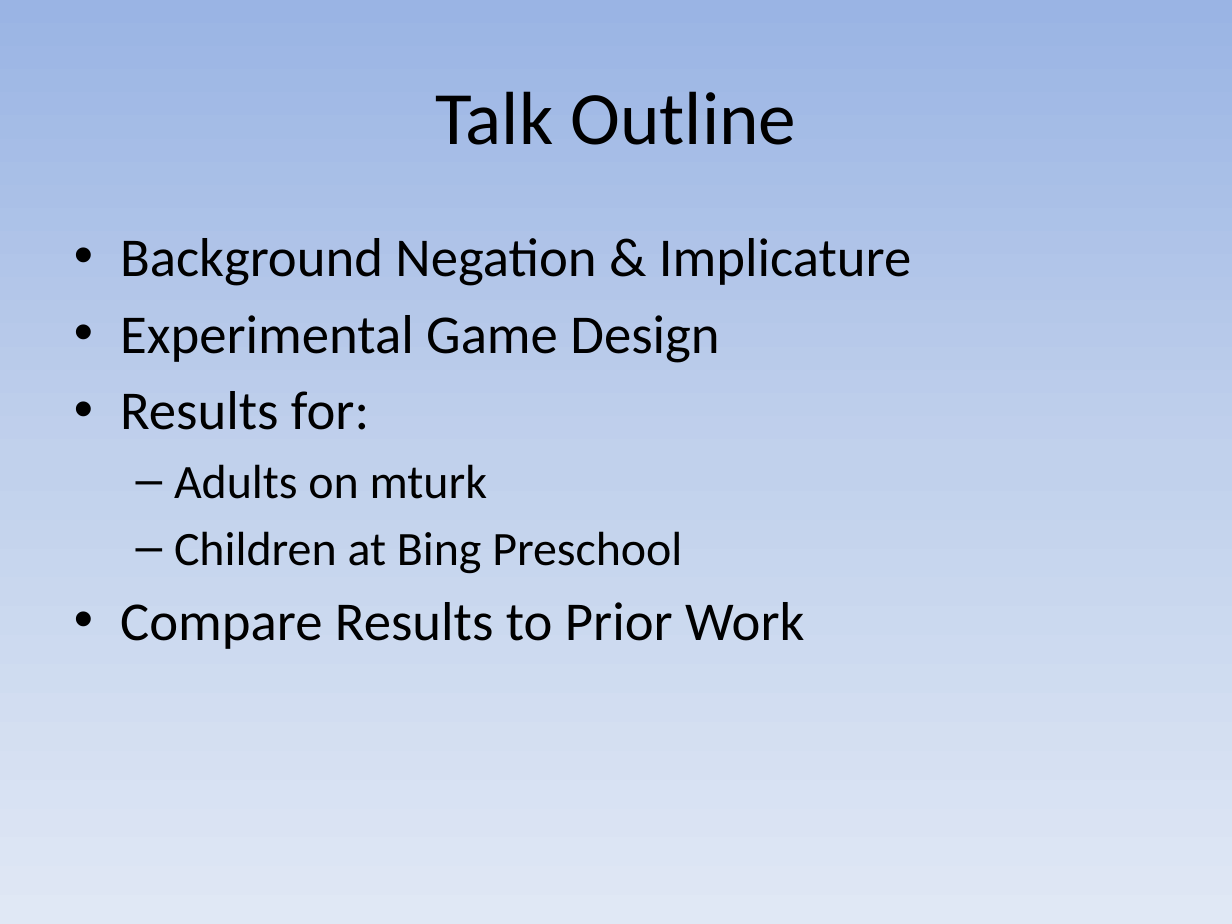
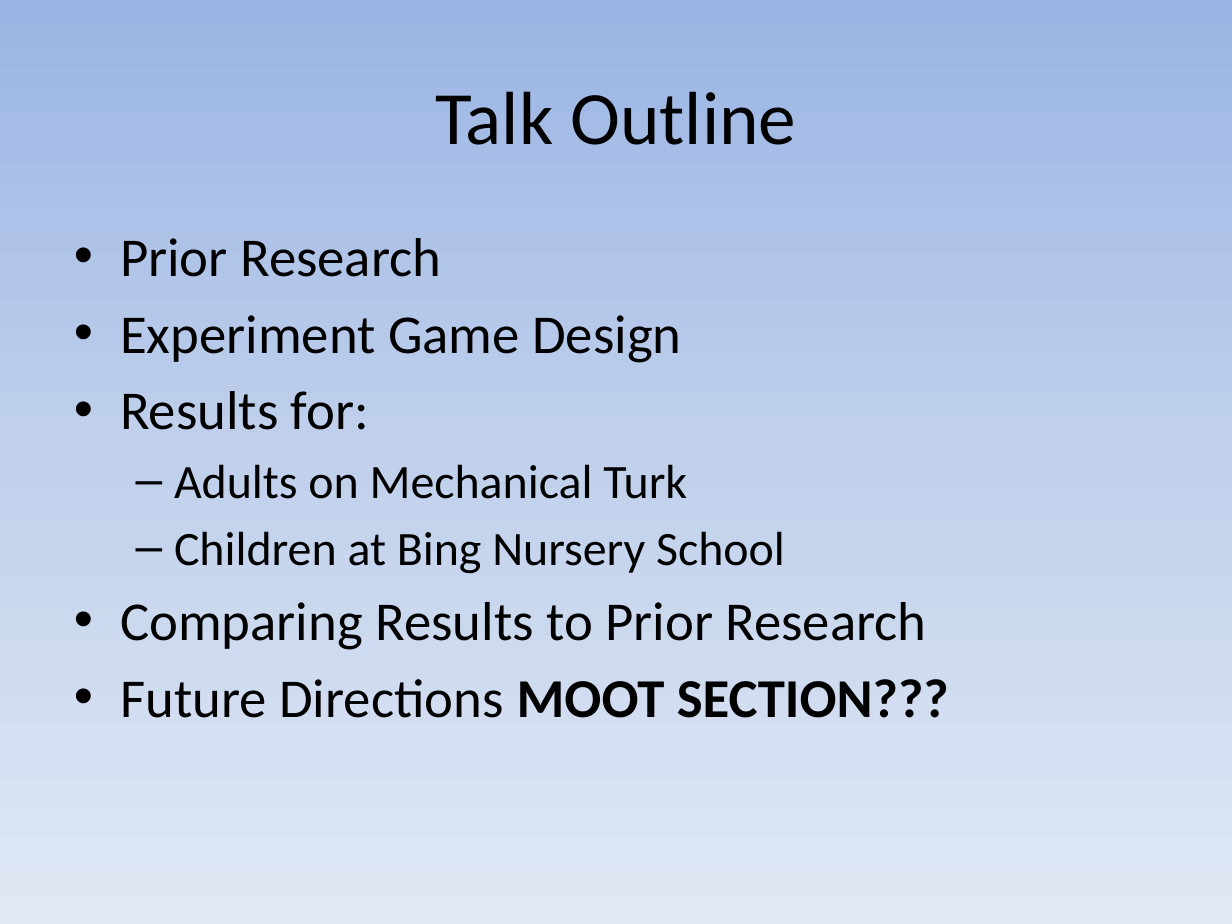
Before and after one commit to ejyoon/neginhib, a slide deck: slide 2 of Stephen_Final_Presentation/CSLI Final Presentation Stephen Powell.pptx. Drawn at 1232x924 pixels with LibreOffice and Linux fonts; fonts in the diff are those of the drawing. Boxes give left, top, right and bottom in pixels: in the first picture for what was removed or moved away, otherwise in the second. Text is boxed around its words. In the diff, an @@ line names an element or a change of style, - is before the commit and + after.

```diff
--- a/Stephen_Final_Presentation/CSLI Final Presentation Stephen Powell.pptx
+++ b/Stephen_Final_Presentation/CSLI Final Presentation Stephen Powell.pptx
@@ text at (120,238,681,363): text changed @@
-• Background Negation & Implicature
-• Experimental Game Design
+• Prior Research
+• Experiment Game Design
@@ text at (120,464,949,718): text changed; size 28 to 32 pt @@
-  – Adults on mturk
-  – Children at Bing Preschool
-• Compare Results to Prior Work
+  – Adults on Mechanical Turk
+  – Children at Bing Nursery School
+• Comparing Results to Prior Research
+• Future Directions MOOT SECTION???
```
Also in this commit, not shown: 5 other slides changed, 5 slides added, 3 slides removed.
